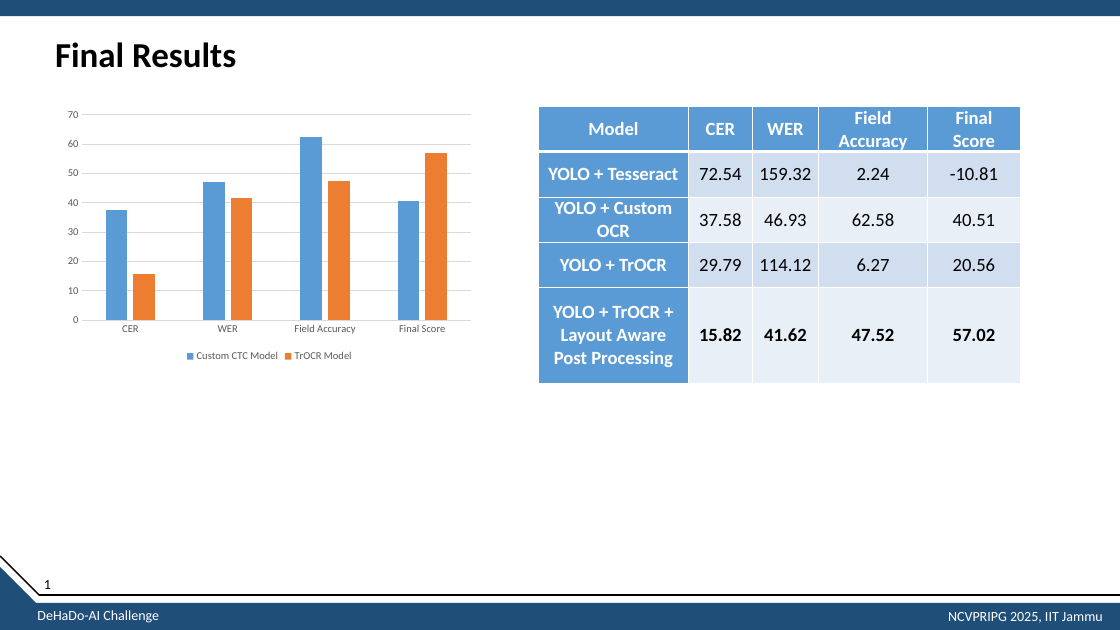
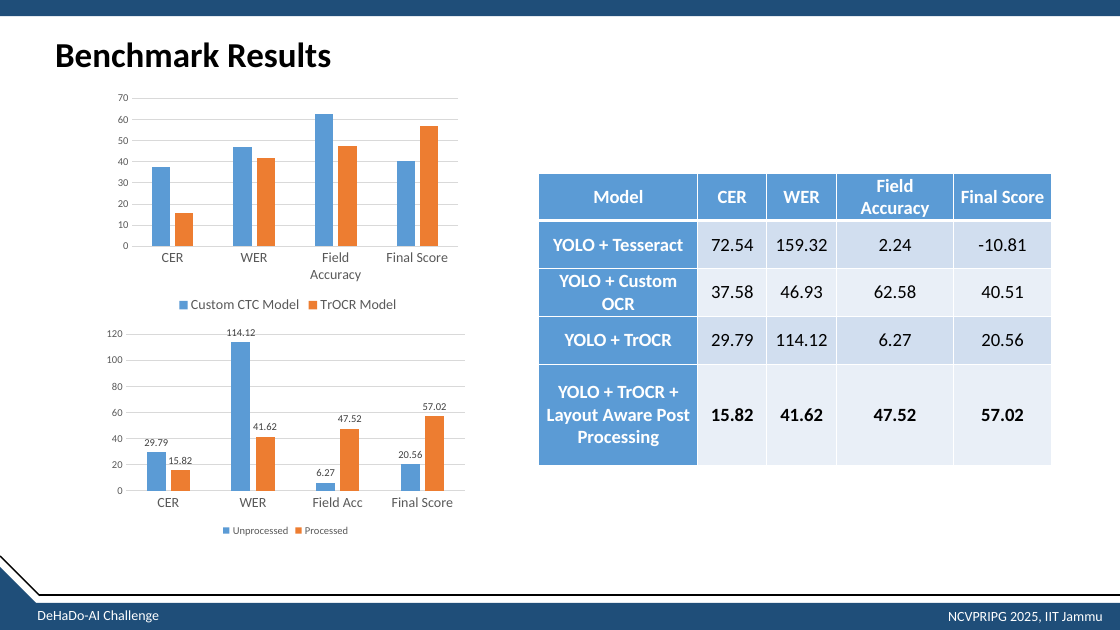
Before and after one commit to sathishkumartheta/tokenwise-dehado-ai, a slide deck: slide 15 of submission/Presentation.pptx (slide 16 before the commit). Drawn at 1120x630 pixels with LibreOffice and Linux fonts; fonts in the diff are those of the drawing. Boxes give left, top, right and bottom in pixels: in the first picture for what was removed or moved away, otherwise in the second. Text is boxed around its words. In the diff, an @@ line names an element or a change of style, - is before the commit and + after.

```diff
--- a/submission/Presentation.pptx
+++ b/submission/Presentation.pptx
@@ title at <box>55,42,331,68</box>: text changed @@
-Final Results
+Benchmark Results
@@ column chart at <box>111,87,465,317</box> @@
@@ legend changed @@
@@ category axis changed @@
@@ column chart: place and size @@
-column chart at <box>60,103,480,365</box>
+column chart at <box>111,87,465,317</box>
@@ table: place and size @@
-table at <box>539,107,1022,383</box>
+table at <box>539,173,1052,465</box>
@@ column chart added at <box>99,324,472,540</box> @@
+categories: CER, WER, Field Acc, Final Score
+Unprocessed: 29.79, 114.12, 6.27, 20.56
+Processed: 15.82, 41.62, 47.52, 57.02
@@ text removed at <box>44,580,51,589</box> @@
-1
```
Also in this commit, not shown: 16 other slides changed, 1 slide added, 2 slides removed, 2 other files.
